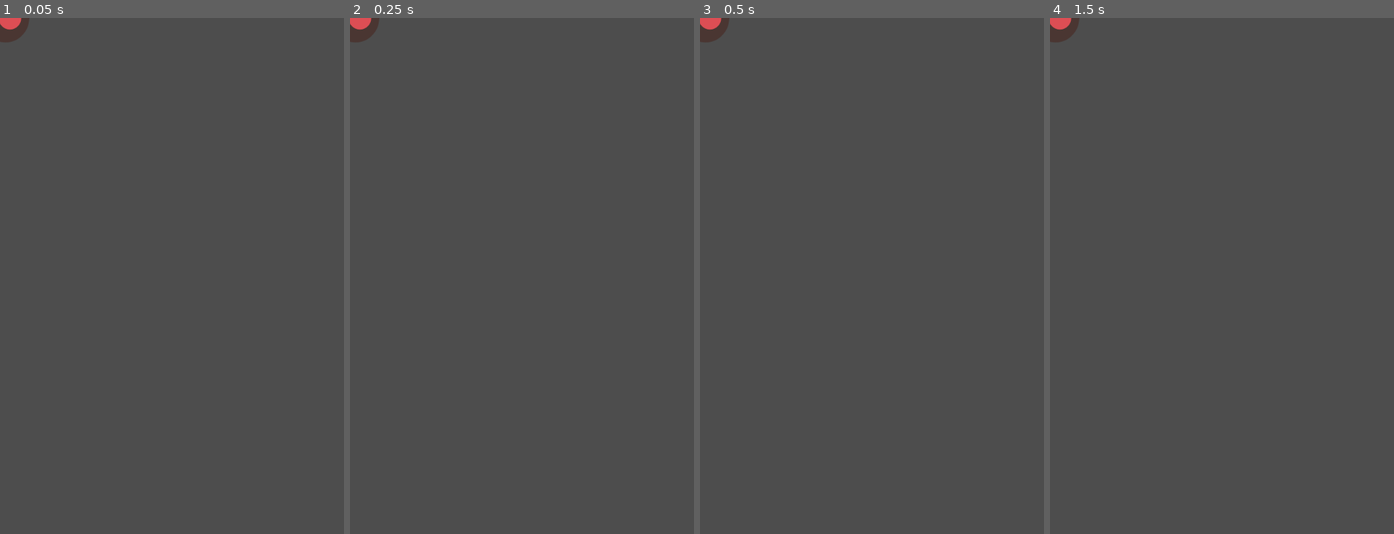
Above: before the commit, frames 1-4 (left to right).
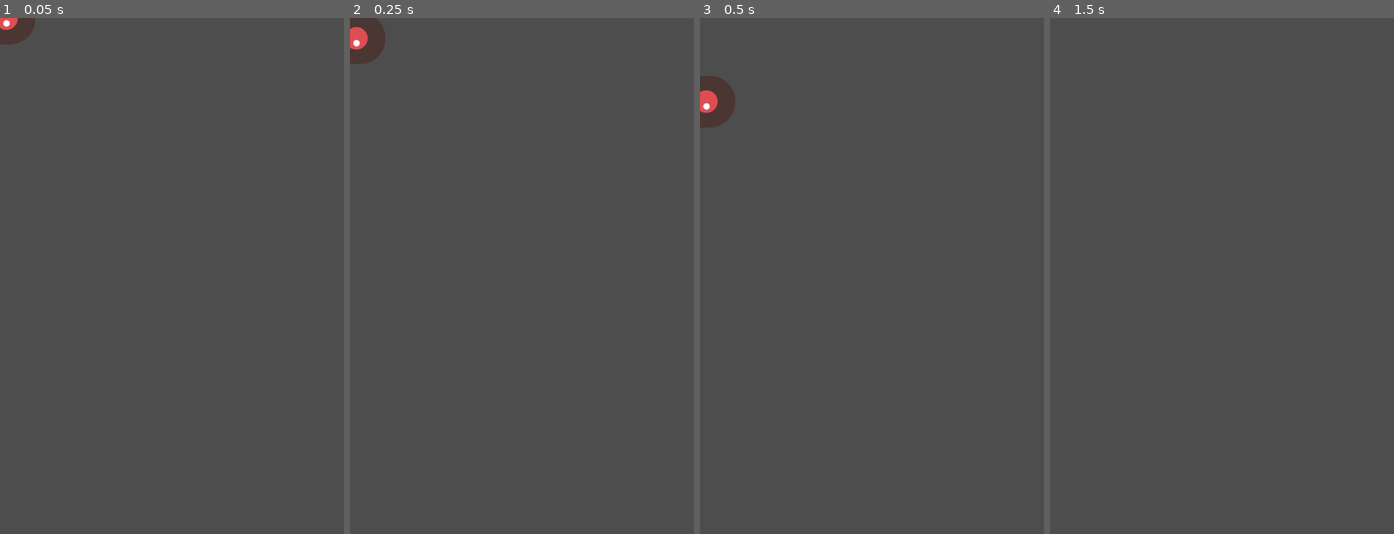
Above: after the commit, the same moments.

Repository: AcoMat/entregas-ipv-acosta-matias
Game: Godot game, scene res://mob.tscn
The game is run twice, just before and just after one commit, with the same random seed, the same clock (stepped at 60 frames per second) and the same inputs. This scene is started directly instead of the project's main scene.
Inputs:
- Up to frame 1 (0.05 s): no input
- Up to frame 2 (0.25 s): no input
- Up to frame 3 (0.5 s): no input
- Up to frame 4 (1.5 s): hold Right (move_right) 0.53-1.28 s; hold Down (move_down) from 1.28 s (still down)

The runs differ from the first frame. In frame 1, 0.2% of the frame differs, in the area x 0-11%, y 0-6%; in frame 2, 0.7%; in frame 3, 1.2%, in the area x 0-11%, y 0-22%; in frame 4, 0.3%.

Commit message:
Enemy completed

Diff:
--- /dev/null
+++ b/entrega-1-acosta-matias/mob.gd
@@ -0,0 +1,15 @@
+extends RigidBody2D
+
+
+func _ready():
+	var mob_types = Array($AnimatedSprite2D.sprite_frames.get_animation_names())
+	$AnimatedSprite2D.animation = mob_types.pick_random()
+
+
+# Called every frame. 'delta' is the elapsed time since the previous frame.
+func _process(delta: float) -> void:
+	pass
+
+
+func _on_visible_on_screen_enabler_2d_screen_exited() -> void:
+	queue_free()
--- a/entrega-1-acosta-matias/mob.tscn
+++ b/entrega-1-acosta-matias/mob.tscn
@@ -1,5 +1,6 @@
-[gd_scene load_steps=9 format=3 uid="uid://b77tsfog6ywd"]
+[gd_scene load_steps=10 format=3 uid="uid://b77tsfog6ywd"]
 
+[ext_resource type="Script" uid="uid://bowid4n8gajh3" path="res://mob.gd" id="1_1qmh0"]
 [ext_resource type="Texture2D" uid="uid://1mc614w0uajc" path="res://art/enemyFlyingAlt_1.png" id="1_b3mxk"]
 [ext_resource type="Texture2D" uid="uid://bi3ch06j4k272" path="res://art/enemyFlyingAlt_2.png" id="2_1qmh0"]
 [ext_resource type="Texture2D" uid="uid://dqgykmrdpe2wm" path="res://art/enemySwimming_1.png" id="3_gfurk"]
@@ -47,22 +48,19 @@
 "speed": 5.0
 }]
 
-[node name="Mob" type="Node2D"]
-metadata/_edit_group_ = true
-metadata/_edit_lock_ = true
+[node name="Mob" type="RigidBody2D"]
+script = ExtResource("1_1qmh0")
 
-[node name="RigidBody2D" type="RigidBody2D" parent="."]
-collision_mask = 0
-gravity_scale = 0.0
-
-[node name="CollisionShape2D" type="CollisionShape2D" parent="RigidBody2D"]
+[node name="CollisionShape2D" type="CollisionShape2D" parent="."]
 rotation = 1.5708
 shape = SubResource("CapsuleShape2D_pcqmr")
 
-[node name="VisibleOnScreenEnabler2D" type="VisibleOnScreenEnabler2D" parent="RigidBody2D"]
+[node name="VisibleOnScreenEnabler2D" type="VisibleOnScreenEnabler2D" parent="."]
 enable_node_path = NodePath("../CollisionShape2D")
 
-[node name="AnimatedSprite2D" type="AnimatedSprite2D" parent="RigidBody2D"]
+[node name="AnimatedSprite2D" type="AnimatedSprite2D" parent="."]
 scale = Vector2(0.75, 0.75)
 sprite_frames = SubResource("SpriteFrames_jbnni")
 animation = &"flying"
+
+[connection signal="screen_exited" from="VisibleOnScreenEnabler2D" to="." method="_on_visible_on_screen_enabler_2d_screen_exited"]
--- /dev/null
+++ b/entrega-1-acosta-matias/rigid_body_2d.gd
@@ -0,0 +1,11 @@
+extends RigidBody2D
+
+
+# Called when the node enters the scene tree for the first time.
+func _ready() -> void:
+	pass # Replace with function body.
+
+
+# Called every frame. 'delta' is the elapsed time since the previous frame.
+func _process(delta: float) -> void:
+	pass
Not shown, added: entrega-1-acosta-matias/mob.gd.uid
Not shown, added: entrega-1-acosta-matias/rigid_body_2d.gd.uid
